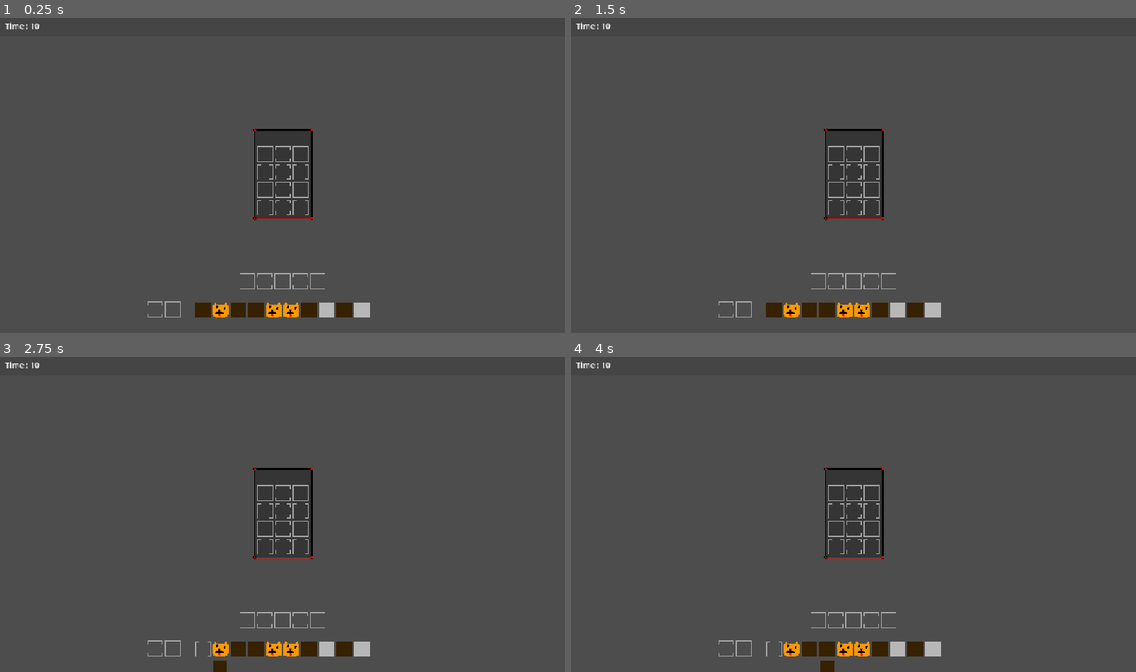
Above: before the commit, frames 1-4 (two rows, left to right).
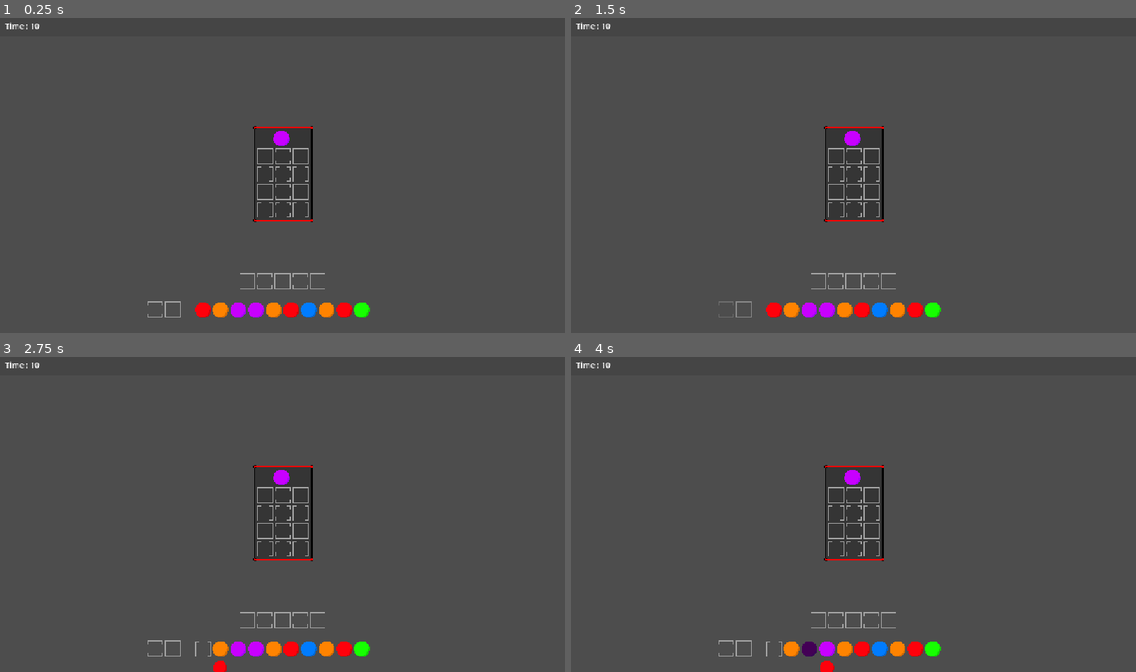
Above: after the commit, the same moments.

Repository: TobiHudi/Liberio
Game: Godot game, scene res://scenes/levels/main.tscn
Two runs of this game, one before a commit and one after it. Both use one fixed random seed, a clock stepped at 60 frames per second and the inputs below.
Inputs (mouse positions are in pixels of both pictures, inside the frame that each line leads up to):
- Up to frame 1 (0.25 s): no input
- Up to frame 2 (1.5 s): click (723, 310) at 0.52 s; click (746, 310) at 1.27 s
- Up to frame 3 (2.75 s): click (203, 649) at 2.02 s
- Up to frame 4 (4 s): click (791, 649) at 2.77 s; click (808, 649) at 3.52 s

The runs differ from the first frame. In frame 1, 1.8% of the frame differs, in the area x 34-66%, y 34-96%; in frame 2, 1.9%, in the area x 26-66%, y 34-96%; in frame 3, 1.8%; in frame 4, 1.8%.

Commit message:
Error Feedback und ResourceTable integriert
Bei fehlerhafter Feldeingabe blinkt das Feld jetzt visuell auf.

Orb Texturen wurden erstellt und das Regal randomized nun das gewünschte Item, inklusive Anzeige neben dem Timer.

Diff:
--- a/prototype-17082026/resources/scripts/game_logic/inventory_base.gd
+++ b/prototype-17082026/resources/scripts/game_logic/inventory_base.gd
@@ -25,6 +25,7 @@
 		var texture_button : TextureButton = TextureButton.new()
 		texture_button.set_meta("item_id", "") #Kreiert eine "ID" für den Slot
 		texture_button.texture_normal = empty_slot_texture
+		#texture_button.set_size(Vector2(64, 64), true)
 		slot_container.add_child(texture_button)
 		#Bindet die Pick Up funktion an den Button und gibt für die Pick Up funktion den TextureButton und die Slot Nr. weiter.
 		texture_button.button_down.connect(pick_up_and_place_item.bind(texture_button, slot))
@@ -32,8 +33,6 @@
 		texture_button.pivot_offset = texture_button.size / 2 #Zentriert den Pivot vom Slot (Nur für die Anim.)
 		#print_debug("Slot kreiert!")
 
-#Diese zwei funktionen aktualisieren den Slot.
-#ToDo -> Custom Tooltip!
 func update_slot(slot : TextureButton):
 	tween_animation(slot, AnimationState.IN)
 	await EventBus.animation_finished
@@ -44,7 +43,7 @@
 	var current_item_id = get_slot_id(slot)
 
 	if current_item_id != "":
-		var full_path = path_to_textures.path_join(current_item_id + ".png")
+		var full_path = get_full_slot_texture_path(slot)
 
 		if ResourceLoader.exists(full_path):
 			slot.texture_normal = load(full_path)
@@ -63,12 +62,12 @@
 	var selected_item : String = get_selected_item()
 	var slot_id : String = get_slot_id(slot)
 
-	if selected_item.is_empty() && !slot_id.is_empty(): take_item(slot)
+	if selected_item.is_empty() && !slot_id.is_empty(): take_item(slot, index)
 	elif slot_id.is_empty() && !selected_item.is_empty(): place_item(slot, index)
 	elif !selected_item.is_empty() && !slot_id.is_empty(): replace_item(slot, index)
-	else: print_debug("Hand ist Leer")
+	else: on_item_failure(slot, index)
 
-func take_item(slot : TextureButton) -> void:
+func take_item(slot : TextureButton, index : int) -> void:
 	var old_slot_id : String = get_slot_id(slot)
 	print_debug("Take Item")
 	#Item ist im Inventar und wird in die Hand gesetzt.
@@ -78,9 +77,7 @@
 		update_slot(slot)
 		#print_debug("Item wurde in die Hand gesetzt: ", temp_item_id)
 	else:
-
-		print_debug(get_slot_id(slot).capitalize() + " kann hier nicht entfernt werden.")
-
+		on_item_failure(slot, index)
 func place_item(slot : TextureButton, index : int) -> void:
 	if get_selected_item() != "" && get_slot_id(slot) == "":
 		print_debug("Place Item")
@@ -94,25 +91,23 @@
 
 				print_debug("Item wurde in das Inventar gesetzt: ", get_slot_id(slot))
 			else:
-				on_item_failure(get_selected_item(), index)
+				on_item_failure(slot, index)
 		else:
 			print_debug("Item kann nicht in diesen Slot platziert werden.")
-
 func replace_item(slot : TextureButton, index : int) -> void:
 	var old_slot_id = get_slot_id(slot)
-	print_debug("Replace Item")
-	#Item wird getauscht.
+	#print_debug("Replace Item")
 	if can_replace_item_slot:
 		if on_item_accept(get_selected_item(), index):
 			slot.set_meta("item_id", get_selected_item())
 			GameManager.selected_item = old_slot_id #get_selected_item() nicht möglich, da die Globale Variabel bearbeitet wird.
-
 			update_slot(slot)
 
 			print_debug("Inventar und Hand getauscht.")
 		else:
-			on_item_failure(get_selected_item(), index)
+			on_item_failure(slot, index)
 	else:
+		on_item_failure(slot, index)
 		print_debug(get_selected_item().capitalize() + " kann nicht mit " + get_slot_id(slot).capitalize() + " getauscht werden!")
 
 func tween_animation(slot : TextureButton, animation_state: AnimationState) -> void:
@@ -131,16 +126,16 @@
 
 		AnimationState.FAILURE:
 			tween.set_loops(5)
-			tween.tween_property(slot, "modulate", Color(1, 0, 0, 1), 0.1)
-			tween.tween_property(slot, "modulate", Color(1, 1, 1, 1), 0.1)
 
-#Kann bei belieben in anderen Scripts bearbeitet werden um z.b. einen gewisse ID zu verlangen, an einem bestimmten Slot.
+			tween.tween_property(slot, "modulate", Color(0, 0, 0, 1), 0.1).set_ease(Tween.EASE_IN_OUT)
+			tween.tween_property(slot, "modulate", Color(1, 1, 1, 1), 0.1).set_ease(Tween.EASE_IN_OUT)
+
 func on_item_accept(_item_id : String, _index : int) -> bool:
 	return true
-
-#Kann bei belieben in anderen Scripts bearbeitet werden um z.b. einen gewisse ID als feedback zu geben.
-func on_item_failure(item_id : String, index : int) -> void:
-	print_debug(item_id.capitalize() + " ist falsch! Slot Nr. " + str(index))
+func on_item_failure(slot : TextureButton, index : int) -> void:
+	print_debug(get_slot_id(slot).capitalize() + " ist falsch! Slot Nr. " + str(index))
+	tween_animation(slot, AnimationState.FAILURE)
 
 func get_slot_id(slot : TextureButton) -> String : return slot.get_meta("item_id")
 func get_selected_item() -> String: return GameManager.selected_item
+func get_full_slot_texture_path(slot : TextureButton) -> String: return path_to_textures.path_join(get_slot_id(slot) + ".png")
--- a/prototype-17082026/resources/scripts/game_logic/item_randomizer.gd
+++ b/prototype-17082026/resources/scripts/game_logic/item_randomizer.gd
@@ -1,6 +1,6 @@
 extends InventoryBase
 
-var to_spawn : Array[String] = ["bubi", "meister_poppa", "stinky"]
+var to_spawn : Array[String] = ResourceTable.ITEMS
 
 func _ready() -> void:
 	super._ready()
--- a/prototype-17082026/resources/scripts/game_objects/shelf.gd
+++ b/prototype-17082026/resources/scripts/game_objects/shelf.gd
@@ -3,6 +3,7 @@
 @export var bonus_time : float
 @export var penalty_time : float
 @export var clear_shelf_time : float
+@export var timer_and_item_container : Container
 
 var allowed_item : String
 var timer : Timer = Timer.new()
@@ -19,10 +20,11 @@
 			slot.button_down.connect(check_shelf_status)
 	timer.one_shot = true
 	add_child(timer)
+	label.horizontal_alignment = HORIZONTAL_ALIGNMENT_CENTER
 
-	label.horizontal_alignment = HORIZONTAL_ALIGNMENT_CENTER
-	slot_container.get_parent().add_child(label)
-	slot_container.get_parent().move_child(label, label.get_index() - 1)
+	timer_and_item_container.add_child(item_picture)
+	timer_and_item_container.add_child(label)
+	randomize_shelf()
 
 func _process(_delta: float) -> void:
 	if !timer.is_stopped():
@@ -46,10 +48,7 @@
 		timer.start(clear_shelf_time)
 		await timer.timeout
 
-		#Setzt das gewünschte Item vom Regal und ladet die Textur.
-		#allowed_item = ResourceTable.items.pick_random()
-		#var full_path = path_to_textures.path_join(allowed_item)
-		#item_picture.texture = load(full_path)
+		randomize_shelf()
 
 		#Setzt den Label Text + Entfernt den Pulse Effekt.
 		label.text = ""
@@ -72,7 +71,13 @@
 
 func on_item_accept(item_id : String, _index : int) -> bool:
 	return item_id == allowed_item
+func on_item_failure(slot : TextureButton, index : int) -> void:
+	print_debug(allowed_item)
+	super.on_item_failure(slot, index)
+	GameManager.game_timer -= penalty_time
 
-func on_item_failure(_item_id : String, _index : int) -> void:
-	GameManager.game_timer -= penalty_time
-	print_debug("Grrrr... No " + allowed_item.capitalize() + " no deal!")
+func randomize_shelf() -> void:
+	allowed_item = ResourceTable.ITEMS.pick_random()
+	var full_path = path_to_textures.path_join(allowed_item + ".png")
+	print_debug(full_path)
+	item_picture.texture = load(full_path)
--- a/prototype-17082026/scenes/game_objects/shelf.tscn
+++ b/prototype-17082026/scenes/game_objects/shelf.tscn
@@ -5,7 +5,7 @@
 
 [sub_resource type="StyleBoxEmpty" id="StyleBoxEmpty_e1orj"]
 
-[node name="Shelf" type="Control" unique_id=1567865377 node_paths=PackedStringArray("slot_container")]
+[node name="Shelf" type="Control" unique_id=1567865377 node_paths=PackedStringArray("timer_and_item_container", "slot_container")]
 layout_mode = 3
 anchors_preset = 8
 anchor_left = 0.5
@@ -19,6 +19,7 @@
 grow_horizontal = 2
 grow_vertical = 2
 script = ExtResource("1_qyujd")
+timer_and_item_container = NodePath("Panel/MarginContainer/VBoxContainer/TimerAndItemContainer")
 slot_container = NodePath("Panel/MarginContainer/VBoxContainer/GridContainer")
 
 [node name="Panel" type="PanelContainer" parent="." unique_id=440837617]
@@ -57,6 +58,11 @@
 [node name="VBoxContainer" type="VBoxContainer" parent="Panel/MarginContainer" unique_id=1841304368]
 layout_mode = 2
 
+[node name="TimerAndItemContainer" type="HBoxContainer" parent="Panel/MarginContainer/VBoxContainer" unique_id=441384942]
+layout_mode = 2
+theme_override_constants/separation = 4
+alignment = 1
+
 [node name="GridContainer" type="GridContainer" parent="Panel/MarginContainer/VBoxContainer" unique_id=1801501143]
 layout_mode = 2
 columns = 3
--- a/prototype-17082026/scenes/levels/main.tscn
+++ b/prototype-17082026/scenes/levels/main.tscn
@@ -27,7 +27,6 @@
 layout_mode = 1
 offset_top = 0.0
 offset_bottom = 0.0
-allowed_item = "bubi"
 bonus_time = 10.0
 penalty_time = 1.0
 clear_shelf_time = 10.0
Binary file added: prototype-17082026/assets/textures/products/blue_orb.png
Not shown, added: prototype-17082026/assets/textures/products/blue_orb.png.import
Binary file added: prototype-17082026/assets/textures/products/green_orb.png
Not shown, added: prototype-17082026/assets/textures/products/green_orb.png.import
Binary file added: prototype-17082026/assets/textures/products/orange_orb.png
Not shown, added: prototype-17082026/assets/textures/products/orange_orb.png.import
Binary file added: prototype-17082026/assets/textures/products/red_orb.png
Not shown, added: prototype-17082026/assets/textures/products/red_orb.png.import
Binary file added: prototype-17082026/assets/textures/products/violet_orb.png
Not shown, added: prototype-17082026/assets/textures/products/violet_orb.png.import
